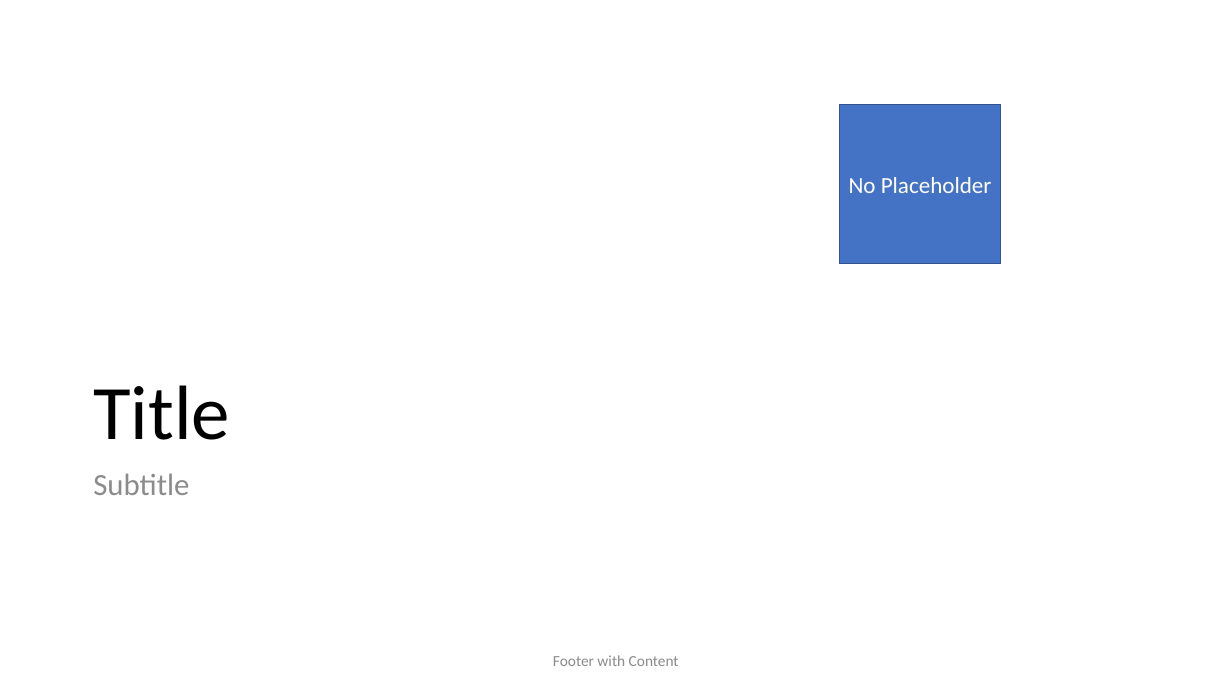
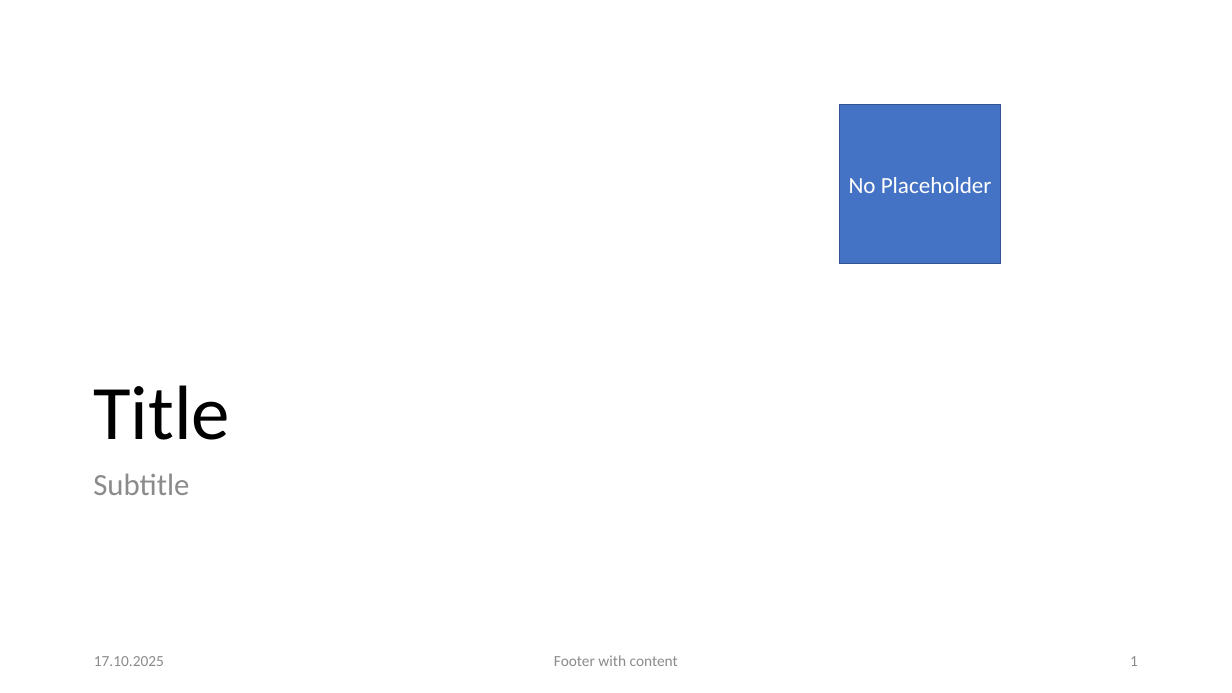
Before and after one commit to singerla/pptx-automizer, a slide deck: slide 1 of __tests__/pptx-templates/EmptySlidePlaceholders.pptx. Drawn at 1232x693 pixels with LibreOffice and Linux fonts; fonts in the diff are those of the drawing. Boxes give left, top, right and bottom in pixels: in the first picture for what was removed or moved away, otherwise in the second. Text is boxed around its words. In the diff, an @@ line names an element or a change of style, - is before the commit and + after.

```diff
--- a/__tests__/pptx-templates/EmptySlidePlaceholders.pptx
+++ b/__tests__/pptx-templates/EmptySlidePlaceholders.pptx
@@ text added at <box>94,656,164,666</box>, 12 pt, text #8C8C8C @@
+17.10.2025
@@ text at <box>554,655,678,666</box>: text changed @@
-Footer with Content
+Footer with content
@@ page number added at <box>1130,656,1138,666</box>, 12 pt, text #8C8C8C @@
+1
```
Also in this commit, not shown: 2 slides added, 1 slide removed, 15 other files.
